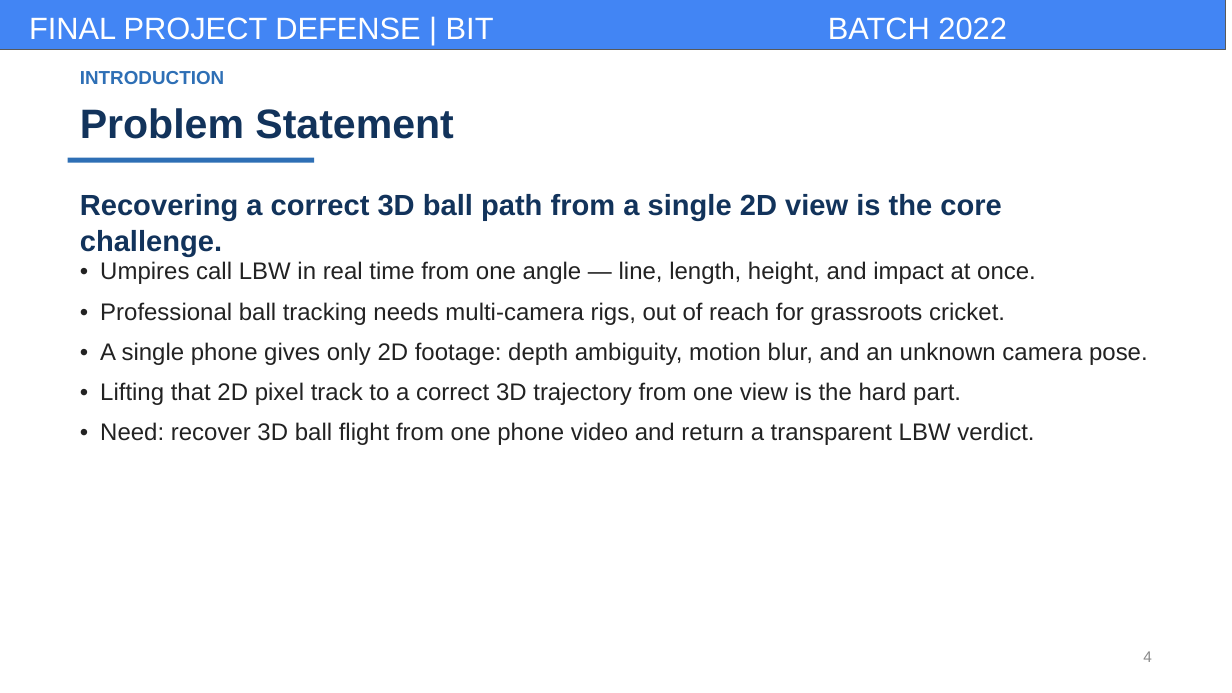
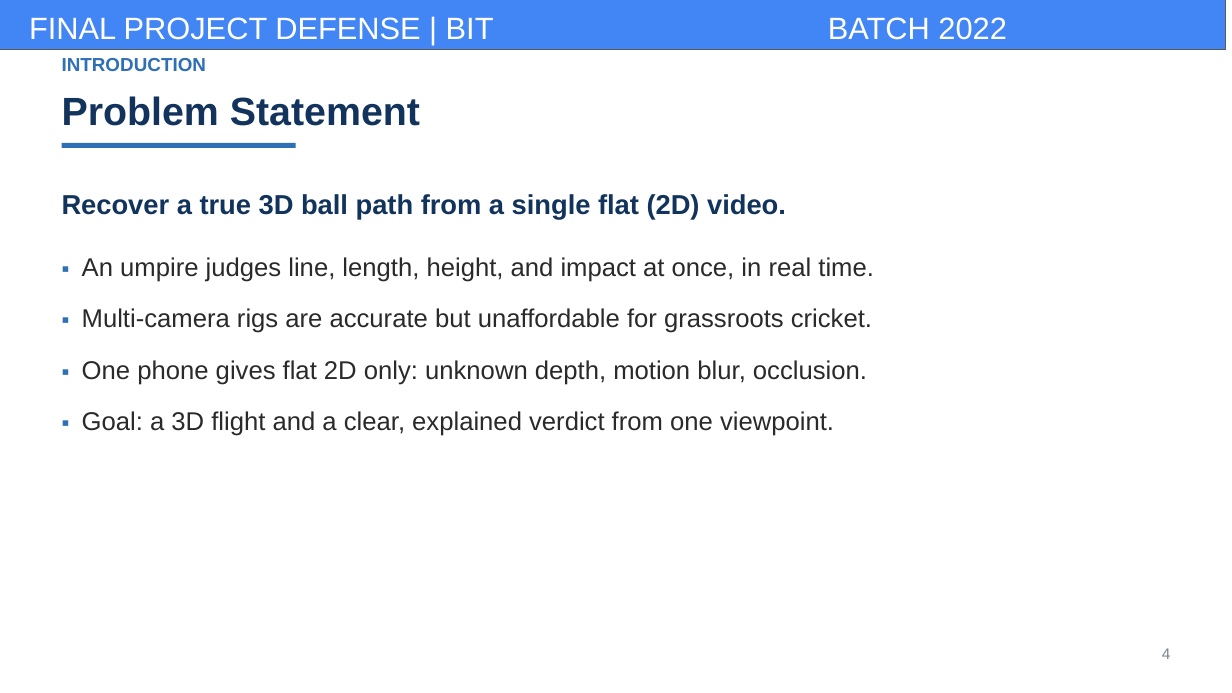
Before and after one commit to kafle1/pocket-drs, a slide deck: slide 4 of dump/report_docs/pocketdrs_presentation.pptx. Drawn at 1232x693 pixels with LibreOffice and Linux fonts; fonts in the diff are those of the drawing; background and template pictures are left out. Boxes give left, top, right and bottom in pixels: in the first picture for what was removed or moved away, otherwise in the second. Text is boxed around its words. In the diff, an @@ line names an element or a change of style, - is before the commit and + after.

```diff
--- a/dump/report_docs/pocketdrs_presentation.pptx
+++ b/dump/report_docs/pocketdrs_presentation.pptx
@@ text "INTRODUCTION": place and size @@
-text "INTRODUCTION" at <box>80,71,224,84</box>
+text "INTRODUCTION" at <box>62,58,206,71</box>
@@ text "INTRODUCTION" at <box>62,58,206,71</box>: line spacing 1 to 1.04 @@
@@ text "Problem Statement": place and size @@
-text "Problem Statement" at <box>80,108,453,139</box>
+text "Problem Statement" at <box>62,96,420,126</box>
@@ text "Problem Statement" at <box>62,96,420,126</box>: size 24 to 23 pt; line spacing 1 to 1.04 @@
@@ rectangle: place and size @@
-rectangle at <box>68,158,314,163</box>
+rectangle at <box>62,143,296,148</box>
@@ text "Recover a true 3D ball ..." at <box>62,194,786,220</box>: vertical alignment top to middle @@
@@ text at <box>62,194,786,220</box>: text changed; size 17 to 16 pt @@
-Recovering a correct 3D ball path from a single 2D view is the core challenge.
+Recover a true 3D ball path from a single flat (2D) video.
@@ text at <box>82,257,874,436</box>: text changed; size 14 to 15 pt; text colour #222222 to #2A2A2A @@
-• Umpires call LBW in real time from one angle — line, length, height, and impact at once.
-• Professional ball tracking needs multi-camera rigs, out of reach for grassroots cricket.
-• A single phone gives only 2D footage: depth ambiguity, motion blur, and an unknown camera pose.
-• Lifting that 2D pixel track to a correct 3D trajectory from one view is the hard part.
-• Need: recover 3D ball flight from one phone video and return a transparent LBW verdict.
+▪ An umpire judges line, length, height, and impact at once, in real time.
+▪ Multi-camera rigs are accurate but unaffordable for grassroots cricket.
+▪ One phone gives flat 2D only: unknown depth, motion blur, occlusion.
+▪ Goal: a 3D flight and a clear, explained verdict from one viewpoint.
@@ text "4" at <box>1162,648,1171,659</box>: text colour #8A8A8A to #7C8690; line spacing 1 to 1.04 @@
```
Also in this commit, not shown: 11 other slides changed, 10 slides added, 8 slides removed, 39 other files.
